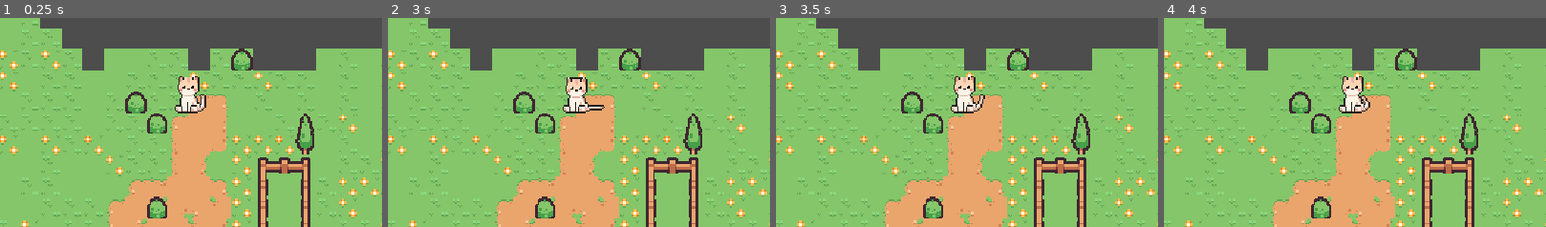
Above: before the commit, frames 1-4 (left to right).
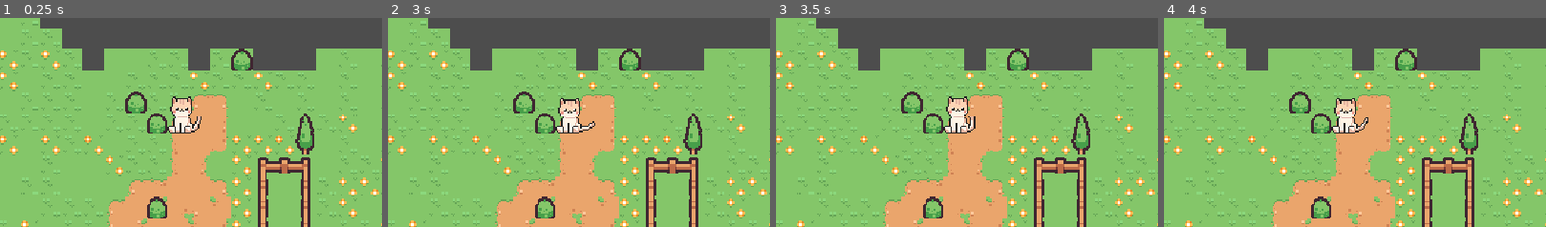
Above: after the commit, the same moments.

Repository: deanmharmon/Godot-Practice
Game: Godot game, scene res://Game.tscn
Two runs of this game, one before a commit and one after it. Both use one fixed random seed, a clock stepped at 60 frames per second and the inputs below.
Inputs:
- Up to frame 1 (0.25 s): no input
- Up to frame 2 (3 s): hold D (right) 0.53-2.03 s; tap W (up) at 0.6, 0.77, 1.07, 1.35, 1.52, 1.82, 2.1, 2.85 s; tap Enter at 1.25 s; hold A (left) 2.03-2.78 s; hold D (right) from 2.78 s (still down)
- Up to frame 3 (3.5 s): keep holding D (right); tap W (up) at 3.02, 3.32 s
- Up to frame 4 (4 s): keep holding D (right); tap Space at 3.5 s; tap W (up) at 3.6, 3.77 s
The pictures show only the part of the screen within x 18-68%, y 0-50%; the shares and areas given below are measured in that part.

The runs differ from the first frame. In frame 1, 1.8% of the frame differs, in the area x 43-54%, y 27-56%; in frame 2, 1.8%; in frame 3, 1.8%, in the area x 43-55%, y 27-56%; in frame 4, 1.7%.
Error after the commit: Invalid operands 'Vector2' and 'Nil' in operator '*'. (res://Scripts/Player.gd:12)

Commit message:
Movement working

Diff:
--- a/Game.tscn
+++ b/Game.tscn
@@ -1,6 +1,6 @@
 [gd_scene load_steps=7 format=4 uid="uid://dpagoh3ib75vt"]
 
-[ext_resource type="PackedScene" uid="uid://divdkmydmnlfk" path="res://player.tscn" id="1_xkndl"]
+[ext_resource type="PackedScene" uid="uid://d38t81v5xq334" path="res://Player.tscn" id="2_xkndl"]
 [ext_resource type="Texture2D" uid="uid://iwmln82a5x75" path="res://Assets/Tilemap/tilemap_packed.png" id="3_u44n3"]
 
 [sub_resource type="TileSetAtlasSource" id="TileSetAtlasSource_sb48q"]
@@ -281,11 +281,6 @@
 
 [node name="Game" type="Node2D"]
 
-[node name="Camera2D" type="Camera2D" parent="."]
-position = Vector2(43, 91)
-scale = Vector2(0.502899, 0.489299)
-zoom = Vector2(2, 2)
-
 [node name="Backgroun" type="TileMapLayer" parent="."]
 tile_map_data = PackedByteArray("AAABAP//AQACAAEAAAABAAAAAQACAAIAAAABAAEAAQACAAMAAAD//wAAAQAAAAEAAAD//wEAAQAAAAIAAAD//w …(11808 unchanged characters)…
 tile_set = SubResource("TileSet_t88pq")
@@ -295,4 +290,9 @@
 tile_map_data = PackedByteArray("AAADAAIAAAAIAAMAAAADAAMAAAAIAAQAAAADAAQAAAAIAAQAAAADAAUAAAAIAAQAAAADAAYAAAAIAAUAAAAEAA …(208 unchanged characters)…
 tile_set = SubResource("TileSet_xkndl")
 
-[node name="Player" parent="." instance=ExtResource("1_xkndl")]
+[node name="Player" parent="." instance=ExtResource("2_xkndl")]
+
+[node name="Camera2D" type="Camera2D" parent="Player"]
+position = Vector2(43, 91)
+scale = Vector2(0.502899, 0.489299)
+zoom = Vector2(2, 2)
--- /dev/null
+++ b/Scripts/Player.gd
@@ -0,0 +1,18 @@
+extends CharacterBody2D
+
+
+
+@export var speed = 250
+
+func _ready():
+	print("Running!")
+
+func get_input():
+	var input_direction = Input.get_vector("left", "right", "up", "down")
+	velocity = input_direction * speed
+
+func _physics_process(delta):
+	get_input()
+	move_and_slide()
+	print("Player pos:", global_position)
+	print("Sprite pos:", $AnimatedSprite2D.global_position)
--- a/Scripts/Player.tscn
+++ /dev/null
@@ -1,119 +0,0 @@
-[gd_scene load_steps=15 format=3 uid="uid://d38t81v5xq334"]
-
-[ext_resource type="Texture2D" uid="uid://pnjqyor3em81" path="res://Assets/CatPackFree/Idle.png" id="1_x601d"]
-
-[sub_resource type="GDScript" id="GDScript_x601d"]
-script/source = "extends CharacterBody2D
-
-
-
-@export var speed = 400
-
-func get_input():
-	var input_direction = Input.get_vector(\"left\", \"right\", \"up\", \"down\")
-	velocity = input_direction * speed
-
-func _physics_process(delta):
-	get_input()
-	move_and_slide()
-
-
-
-
-"
-
-[sub_resource type="AtlasTexture" id="AtlasTexture_77gc5"]
-atlas = ExtResource("1_x601d")
-region = Rect2(0, 0, 32, 32)
-
-[sub_resource type="AtlasTexture" id="AtlasTexture_2feor"]
-atlas = ExtResource("1_x601d")
-region = Rect2(32, 0, 32, 32)
-
-[sub_resource type="AtlasTexture" id="AtlasTexture_xxkd1"]
-atlas = ExtResource("1_x601d")
-region = Rect2(64, 0, 32, 32)
-
-[sub_resource type="AtlasTexture" id="AtlasTexture_0tyi6"]
-atlas = ExtResource("1_x601d")
-region = Rect2(96, 0, 32, 32)
-
-[sub_resource type="AtlasTexture" id="AtlasTexture_4k7ug"]
-atlas = ExtResource("1_x601d")
-region = Rect2(128, 0, 32, 32)
-
-[sub_resource type="AtlasTexture" id="AtlasTexture_qohog"]
-atlas = ExtResource("1_x601d")
-region = Rect2(160, 0, 32, 32)
-
-[sub_resource type="AtlasTexture" id="AtlasTexture_e6ugc"]
-atlas = ExtResource("1_x601d")
-region = Rect2(192, 0, 32, 32)
-
-[sub_resource type="AtlasTexture" id="AtlasTexture_7i2lw"]
-atlas = ExtResource("1_x601d")
-region = Rect2(224, 0, 32, 32)
-
-[sub_resource type="AtlasTexture" id="AtlasTexture_11om8"]
-atlas = ExtResource("1_x601d")
-region = Rect2(256, 0, 32, 32)
-
-[sub_resource type="AtlasTexture" id="AtlasTexture_m78ne"]
-atlas = ExtResource("1_x601d")
-region = Rect2(288, 0, 32, 32)
-
-[sub_resource type="SpriteFrames" id="SpriteFrames_mrlfi"]
-animations = [{
-"frames": [{
-"duration": 0.6,
-"texture": SubResource("AtlasTexture_77gc5")
-}, {
-"duration": 0.6,
-"texture": SubResource("AtlasTexture_2feor")
-}, {
-"duration": 0.6,
-"texture": SubResource("AtlasTexture_xxkd1")
-}, {
-"duration": 0.6,
-"texture": SubResource("AtlasTexture_0tyi6")
-}, {
-"duration": 0.6,
-"texture": SubResource("AtlasTexture_4k7ug")
-}, {
-"duration": 0.6,
-"texture": SubResource("AtlasTexture_qohog")
-}, {
-"duration": 0.6,
-"texture": SubResource("AtlasTexture_e6ugc")
-}, {
-"duration": 0.6,
-"texture": SubResource("AtlasTexture_7i2lw")
-}, {
-"duration": 0.6,
-"texture": SubResource("AtlasTexture_11om8")
-}, {
-"duration": 0.6,
-"texture": SubResource("AtlasTexture_m78ne")
-}],
-"loop": true,
-"name": &"default",
-"speed": 5.0
-}]
-
-[sub_resource type="CircleShape2D" id="CircleShape2D_x601d"]
-radius = 7.0
-
-[node name="Player" type="CharacterBody2D"]
-z_index = 3
-motion_mode = 1
-script = SubResource("GDScript_x601d")
-
-[node name="AnimatedSprite2D" type="AnimatedSprite2D" parent="."]
-z_index = 2
-sprite_frames = SubResource("SpriteFrames_mrlfi")
-autoplay = "default"
-frame_progress = 0.482241
-
-[node name="CollisionShape2D" type="CollisionShape2D" parent="."]
-position = Vector2(-6, 9)
-shape = SubResource("CircleShape2D_x601d")
--- a/player.tscn
+++ b/player.tscn
@@ -1,129 +1,102 @@
-[gd_scene load_steps=15 format=3 uid="uid://divdkmydmnlfk"]
+[gd_scene load_steps=15 format=3 uid="uid://d38t81v5xq334"]
 
-[ext_resource type="Texture2D" uid="uid://pnjqyor3em81" path="res://Assets/CatPackFree/Idle.png" id="1_4flbx"]
+[ext_resource type="Script" uid="uid://b7dnginr031x" path="res://Scripts/Player.gd" id="1_77gc5"]
+[ext_resource type="Texture2D" uid="uid://pnjqyor3em81" path="res://Assets/CatPackFree/Idle.png" id="1_x601d"]
 
-[sub_resource type="GDScript" id="GDScript_4flbx"]
-script/source = "extends CharacterBody2D
-
-
-const SPEED = 300.0
-const JUMP_VELOCITY = -400.0
-
-
-func _physics_process(delta: float) -> void:
-	# Add the gravity.
-	if not is_on_floor():
-		velocity += get_gravity() * delta
-
-	# Handle jump.
-	if Input.is_action_just_pressed(\"ui_accept\") and is_on_floor():
-		velocity.y = JUMP_VELOCITY
-
-	# Get the input direction and handle the movement/deceleration.
-	# As good practice, you should replace UI actions with custom gameplay actions.
-	var direction := Input.get_axis(\"ui_left\", \"ui_right\")
-	if direction:
-		velocity.x = direction * SPEED
-	else:
-		velocity.x = move_toward(velocity.x, 0, SPEED)
-
-	move_and_slide()
-"
-
-[sub_resource type="AtlasTexture" id="AtlasTexture_onrkg"]
-atlas = ExtResource("1_4flbx")
+[sub_resource type="AtlasTexture" id="AtlasTexture_77gc5"]
+atlas = ExtResource("1_x601d")
 region = Rect2(0, 0, 32, 32)
 
-[sub_resource type="AtlasTexture" id="AtlasTexture_i3pqv"]
-atlas = ExtResource("1_4flbx")
+[sub_resource type="AtlasTexture" id="AtlasTexture_2feor"]
+atlas = ExtResource("1_x601d")
 region = Rect2(32, 0, 32, 32)
 
-[sub_resource type="AtlasTexture" id="AtlasTexture_hqtel"]
-atlas = ExtResource("1_4flbx")
+[sub_resource type="AtlasTexture" id="AtlasTexture_xxkd1"]
+atlas = ExtResource("1_x601d")
 region = Rect2(64, 0, 32, 32)
 
-[sub_resource type="AtlasTexture" id="AtlasTexture_sweqy"]
-atlas = ExtResource("1_4flbx")
+[sub_resource type="AtlasTexture" id="AtlasTexture_0tyi6"]
+atlas = ExtResource("1_x601d")
 region = Rect2(96, 0, 32, 32)
 
-[sub_resource type="AtlasTexture" id="AtlasTexture_2hs0m"]
-atlas = ExtResource("1_4flbx")
+[sub_resource type="AtlasTexture" id="AtlasTexture_4k7ug"]
+atlas = ExtResource("1_x601d")
 region = Rect2(128, 0, 32, 32)
 
-[sub_resource type="AtlasTexture" id="AtlasTexture_1jxqw"]
-atlas = ExtResource("1_4flbx")
+[sub_resource type="AtlasTexture" id="AtlasTexture_qohog"]
+atlas = ExtResource("1_x601d")
 region = Rect2(160, 0, 32, 32)
 
-[sub_resource type="AtlasTexture" id="AtlasTexture_dw050"]
-atlas = ExtResource("1_4flbx")
+[sub_resource type="AtlasTexture" id="AtlasTexture_e6ugc"]
+atlas = ExtResource("1_x601d")
 region = Rect2(192, 0, 32, 32)
 
-[sub_resource type="AtlasTexture" id="AtlasTexture_b26j0"]
-atlas = ExtResource("1_4flbx")
+[sub_resource type="AtlasTexture" id="AtlasTexture_7i2lw"]
+atlas = ExtResource("1_x601d")
+region = Rect2(224, 0, 32, 32)
+
+[sub_resource type="AtlasTexture" id="AtlasTexture_11om8"]
+atlas = ExtResource("1_x601d")
 region = Rect2(256, 0, 32, 32)
 
-[sub_resource type="AtlasTexture" id="AtlasTexture_n7ghd"]
-atlas = ExtResource("1_4flbx")
-region = Rect2(224, 0, 32, 32)
-
-[sub_resource type="AtlasTexture" id="AtlasTexture_nvl01"]
-atlas = ExtResource("1_4flbx")
+[sub_resource type="AtlasTexture" id="AtlasTexture_m78ne"]
+atlas = ExtResource("1_x601d")
 region = Rect2(288, 0, 32, 32)
 
-[sub_resource type="SpriteFrames" id="SpriteFrames_ivps1"]
+[sub_resource type="SpriteFrames" id="SpriteFrames_mrlfi"]
 animations = [{
 "frames": [{
-"duration": 1.0,
-"texture": SubResource("AtlasTexture_onrkg")
+"duration": 0.6,
+"texture": SubResource("AtlasTexture_77gc5")
 }, {
-"duration": 1.0,
-"texture": SubResource("AtlasTexture_i3pqv")
+"duration": 0.6,
+"texture": SubResource("AtlasTexture_2feor")
 }, {
-"duration": 1.0,
-"texture": SubResource("AtlasTexture_hqtel")
+"duration": 0.6,
+"texture": SubResource("AtlasTexture_xxkd1")
 }, {
-"duration": 1.0,
-"texture": SubResource("AtlasTexture_sweqy")
+"duration": 0.6,
+"texture": SubResource("AtlasTexture_0tyi6")
 }, {
-"duration": 1.0,
-"texture": SubResource("AtlasTexture_2hs0m")
+"duration": 0.6,
+"texture": SubResource("AtlasTexture_4k7ug")
 }, {
-"duration": 1.0,
-"texture": SubResource("AtlasTexture_1jxqw")
+"duration": 0.6,
+"texture": SubResource("AtlasTexture_qohog")
 }, {
-"duration": 1.0,
-"texture": SubResource("AtlasTexture_dw050")
+"duration": 0.6,
+"texture": SubResource("AtlasTexture_e6ugc")
 }, {
-"duration": 1.0,
-"texture": SubResource("AtlasTexture_b26j0")
+"duration": 0.6,
+"texture": SubResource("AtlasTexture_7i2lw")
 }, {
-"duration": 1.0,
-"texture": SubResource("AtlasTexture_n7ghd")
+"duration": 0.6,
+"texture": SubResource("AtlasTexture_11om8")
 }, {
-"duration": 1.0,
-"texture": SubResource("AtlasTexture_nvl01")
+"duration": 0.6,
+"texture": SubResource("AtlasTexture_m78ne")
 }],
 "loop": true,
-"name": &"idle",
+"name": &"default",
 "speed": 5.0
 }]
 
-[sub_resource type="CircleShape2D" id="CircleShape2D_4flbx"]
+[sub_resource type="CircleShape2D" id="CircleShape2D_x601d"]
+radius = 7.0
 
 [node name="Player" type="CharacterBody2D"]
-z_index = 2
-position = Vector2(8, -17)
-slide_on_ceiling = false
-script = SubResource("GDScript_4flbx")
+z_index = 3
+motion_mode = 1
+script = ExtResource("1_77gc5")
+speed = null
 
 [node name="AnimatedSprite2D" type="AnimatedSprite2D" parent="."]
-top_level = true
-position = Vector2(5, -16)
-sprite_frames = SubResource("SpriteFrames_ivps1")
-animation = &"idle"
-autoplay = "idle"
-frame_progress = 0.0893232
+z_index = 2
+sprite_frames = SubResource("SpriteFrames_mrlfi")
+autoplay = "default"
+frame_progress = 0.371406
 
 [node name="CollisionShape2D" type="CollisionShape2D" parent="."]
-position = Vector2(-8, 4)
-shape = SubResource("CircleShape2D_4flbx")
+z_index = 2
+position = Vector2(-5, 8)
+shape = SubResource("CircleShape2D_x601d")
--- a/project.godot
+++ b/project.godot
@@ -23,26 +23,30 @@
 [input]
 
 left={
-"deadzone": 0.2,
+"deadzone": 0.5,
 "events": [Object(InputEventKey,"resource_local_to_scene":false,"resource_name":"","device":-1,"window_id":0,"alt_press …(191 unchanged characters)…
 ]
 }
 right={
-"deadzone": 0.2,
+"deadzone": 0.5,
 "events": [Object(InputEventKey,"resource_local_to_scene":false,"resource_name":"","device":-1,"window_id":0,"alt_press …(192 unchanged characters)…
 ]
 }
 up={
-"deadzone": 0.2,
+"deadzone": 0.5,
 "events": [Object(InputEventKey,"resource_local_to_scene":false,"resource_name":"","device":-1,"window_id":0,"alt_press …(192 unchanged characters)…
 ]
 }
 down={
-"deadzone": 0.2,
+"deadzone": 0.5,
 "events": [Object(InputEventKey,"resource_local_to_scene":false,"resource_name":"","device":-1,"window_id":0,"alt_press …(192 unchanged characters)…
 ]
 }
 
+[physics]
+
+2d/default_gravity=0.0
+
 [rendering]
 
 textures/canvas_textures/default_texture_filter=0
Not shown, added: Scripts/Player.gd.uid
